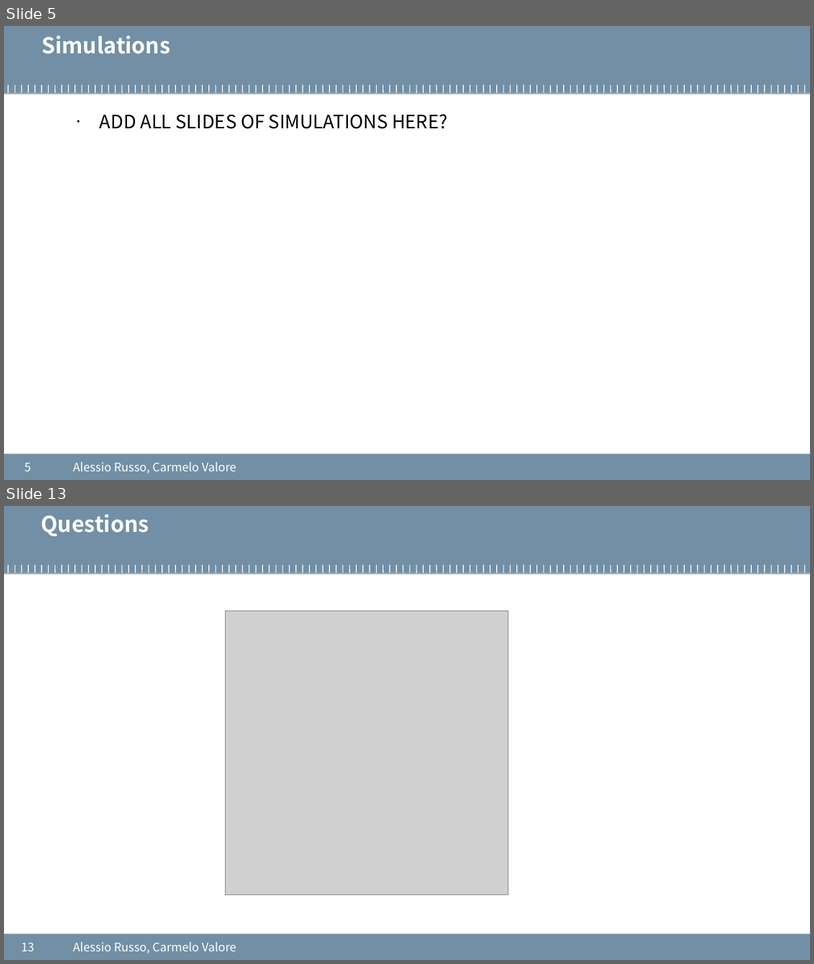
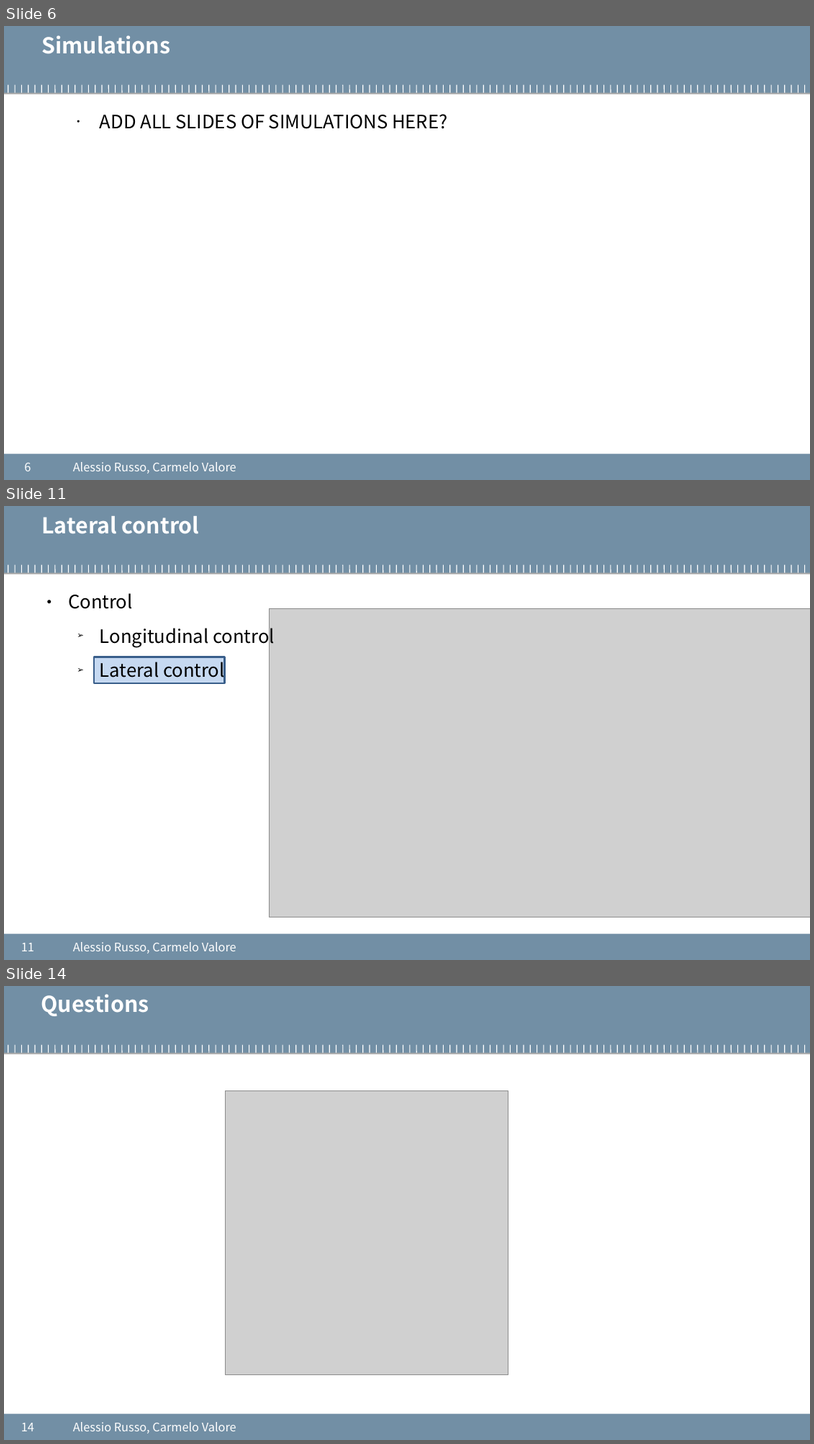
Before and after one commit to cvalore/mida2-project, a slide deck: presentations/20200824_meeting5.pptx. Shown one above the other, each under a label of ours: slides 5 and 13 before the commit, slides 6, 11 and 14 after it; the slides between them are not shown. The pictures are 814x964 and 814x1444 pixels, drawn with LibreOffice and Linux fonts; fonts in the diff are those of the drawing; grey boxes stand for pictures; background and template pictures are left out. Boxes give left, top, right and bottom in pixels: in the first picture for what was removed or moved away, otherwise in the second. Text is boxed around its words. In the diff, an @@ line names an element or a change of style, - is before the commit and + after.

```diff
--- a/presentations/20200824_meeting5.pptx
+++ b/presentations/20200824_meeting5.pptx
@@ slide 11 added at <box>4,506,810,960</box>, background #FFFFFF; not listed: 122 template elements that a slide beside it also shows @@
@@ text added at <box>41,516,200,534</box>, 26 pt, text #FFFFFF, bold @@
+Lateral control
@@ text added at <box>68,593,275,682</box>, 22 pt, text #000000 @@
+● Control
+  ➢ Longitudinal control
+  ➢ Lateral control
@@ picture added at <box>270,608,810,917</box> @@
@@ rectangle added at <box>93,656,224,682</box>, fill #C6D9F1, outline #3A5F8C 2 pt @@
@@ page number added at <box>21,942,34,951</box>, 14 pt, text #FFFFFF @@
+11
@@ text added at <box>73,942,237,953</box>, 14 pt, text #FFFFFF @@
+Alessio Russo, Carmelo Valore
@@ what was slide 5 is now slide 6 @@
@@ page number at <box>24,462,31,471</box>: text changed @@
-5
+6
@@ what was slide 13 is now slide 14 @@
@@ page number at <box>21,1422,34,1431</box>: text changed @@
-13
+14
```
Also in this commit, not shown: 5 slides changed, 6 other slides added, 6 slides removed.
